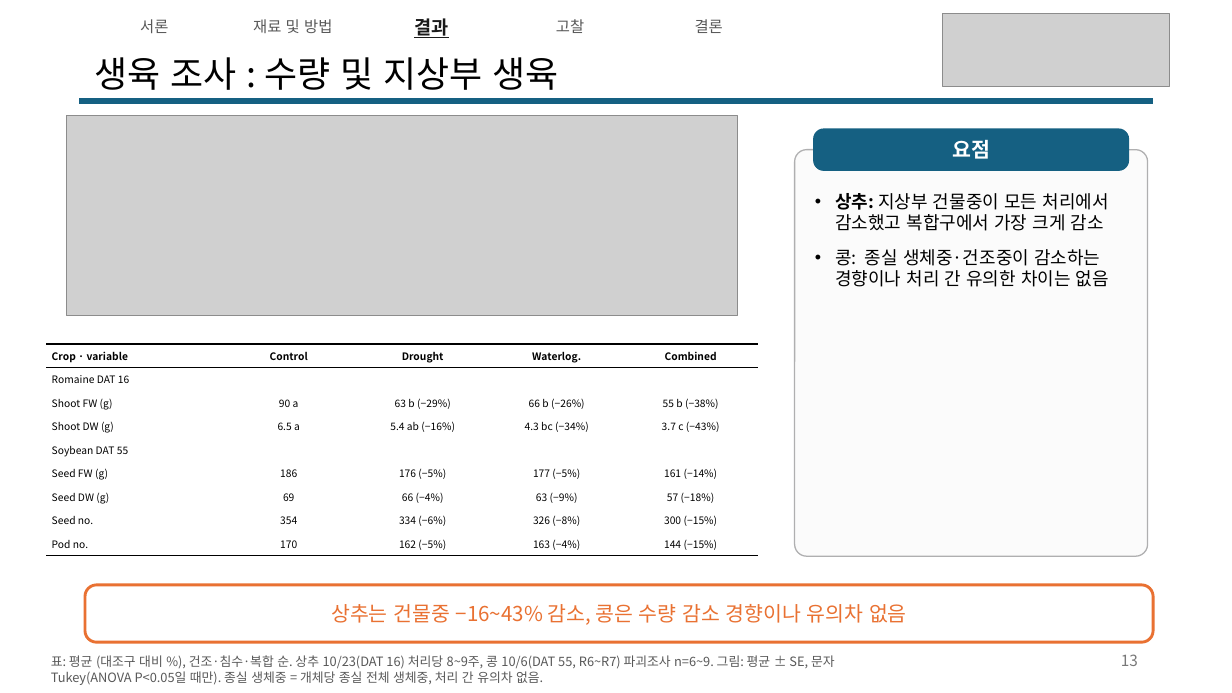
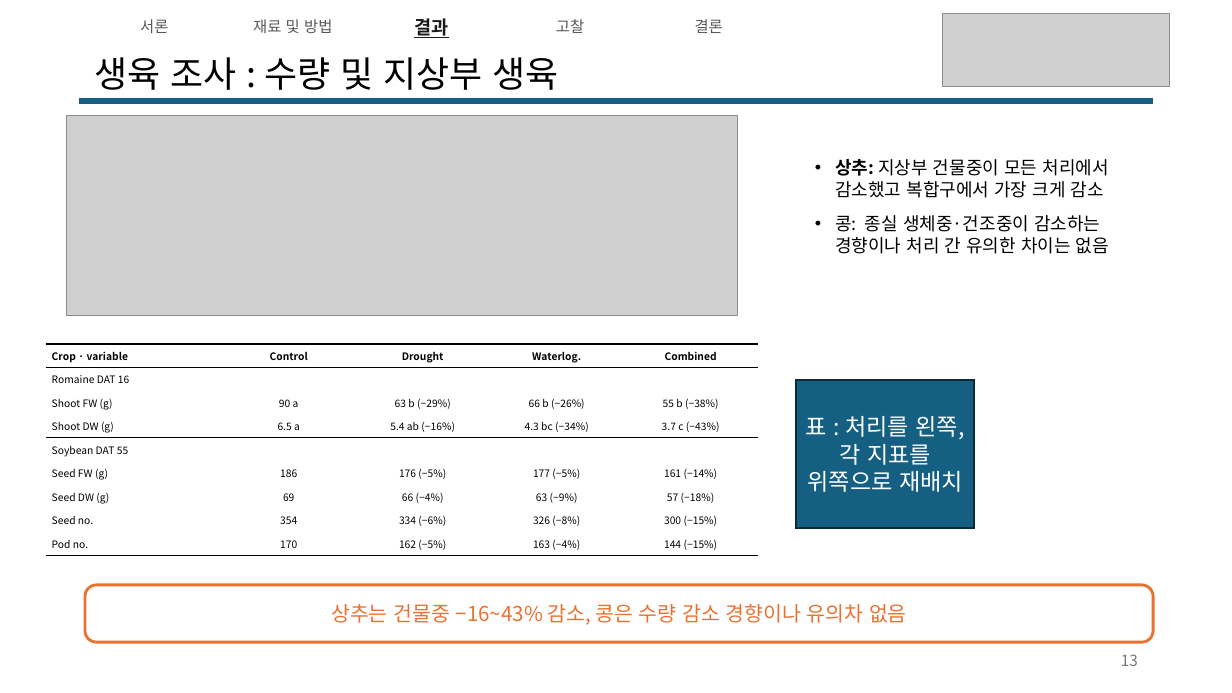
Before and after one commit to YunJM20/-, a slide deck: slide 13 of 구두발표_콩vs로메인상추_v8.pptx. Drawn at 1232x693 pixels with LibreOffice and Linux fonts; fonts in the diff are those of the drawing; grey boxes stand for pictures. Boxes give left, top, right and bottom in pixels: in the first picture for what was removed or moved away, otherwise in the second. Text is boxed around its words. In the diff, an @@ line names an element or a change of style, - is before the commit and + after.

```diff
--- a/구두발표_콩vs로메인상추_v8.pptx
+++ b/구두발표_콩vs로메인상추_v8.pptx
@@ rounded rectangle removed at bbox=[813, 128, 1129, 171] @@
-요점
@@ rounded rectangle removed at bbox=[795, 150, 1148, 556] @@
@@ text "상추: 지상부 건물중이 모든 처리에서 ...": place and size @@
-text "상추: 지상부 건물중이 모든 처리에서 ..." at bbox=[835, 193, 1109, 287]
+text "상추: 지상부 건물중이 모든 처리에서 ..." at bbox=[835, 159, 1109, 254]
@@ table at bbox=[46, 344, 758, 555] @@
@@ borders changed @@
@@ rectangle added at bbox=[797, 380, 974, 528], fill #156082, outline #092A39 1.5 pt, 18 pt, text #FFFFFF @@
+표 : 처리를 왼쪽, 각 지표를 위쪽으로 재배치
@@ text removed at bbox=[51, 655, 835, 685] @@
-표: 평균 (대조구 대비 %), 건조·침수·복합 순. 상추 10/23(DAT 16) 처리당 8~9주, 콩 10/6(DAT 55, R6~R7) 파괴조사 n=6~9. 그림: 평균 ± SE, 문자 Tukey(ANOVA P<0.05일 때만). 종실 생체중 = 개체당 종실 전체 생체중, 처리 간 유의차 없음.
```
Also in this commit, not shown: 14 other slides changed.
